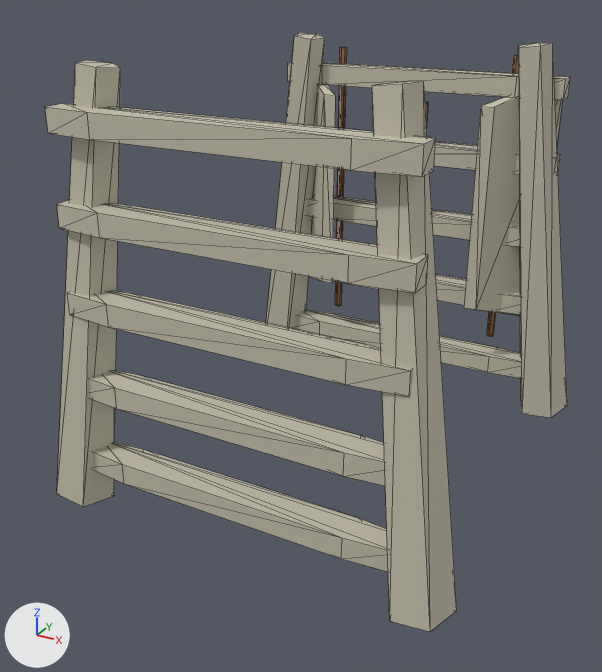
Renders of the glTF model godot/biomes/expansion/art/crown-ceramic-lightwell-0.glb from each side of a commit.
Rendered twice from a 50 mm lens placed at (0.747, -1.519, 1.058), pointed at (-0.042, -0.084, 0.34). Every picture has the same lights, and +X, +Y and +Z are marked at lower left. The older version comes first. Mesh edges are drawn as thin lines. Vertices at exactly the same position are counted once.

Script lines for the objects in view, before the commit:
```python
me_ceramic_pilaster__0_38__0_001 = bpy.data.meshes.new('ceramic-pilaster--0.38--0.001')
me_ceramic_pilaster__0_38__0_001.from_pydata(...)  # 256 vertices, 436 faces; spans x -0.439..0.439, y -0.47..0.482, z 0.032..0.915
# faces by material slot: [368, 68]
me_ceramic_pilaster__0_38__0_001.materials.append(mat_biome4_ceramic)  # picture img_mothlocal_biome4_ceramic
me_ceramic_pilaster__0_38__0_001.materials.append(mat_biome4_copper)
ob_crown_ceramic_lightwell_lod0 = bpy.data.objects.new('crown-ceramic-lightwell_LOD0', me_ceramic_pilaster__0_38__0_001)
ob_crown_ceramic_lightwell_lod0.location = (0.0, 0.0, 0.0)
```
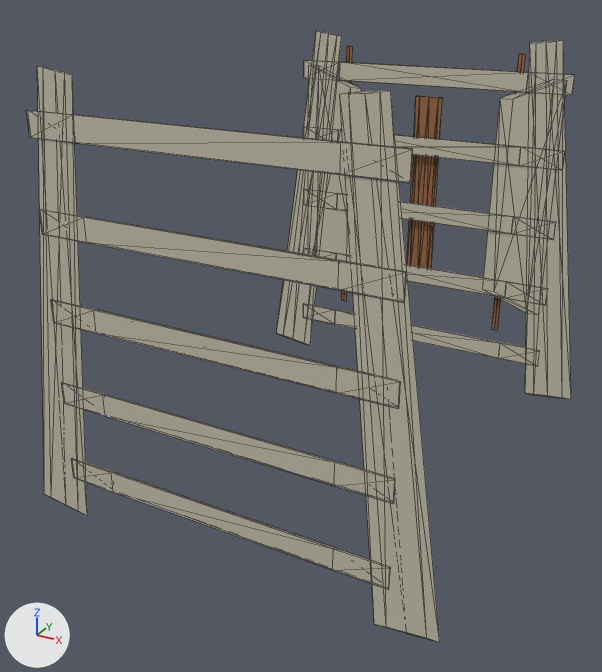
Changed parts and their boxes (x1, y1, x2, y2) in the pictures (602 x 672 px; the box of a moved part takes in the faces that stretch with it):
'crown-ceramic-lightwell_LOD0', reshaped: before (45, 33, 570, 632); after (26, 31, 575, 642)
part 1 of me_ceramic_pilaster__0_38__0_001, moved or reshaped: before (266, 33, 325, 329); after (277, 31, 342, 345)
part 2 of me_ceramic_pilaster__0_38__0_001, moved or reshaped: before (518, 43, 567, 418); after (525, 40, 571, 399)
part 3 of me_ceramic_pilaster__0_38__0_001, moved or reshaped: before (295, 309, 521, 378); after (303, 304, 540, 367)
part 4 of me_ceramic_pilaster__0_38__0_001, moved or reshaped: before (336, 274, 521, 315); after (304, 248, 547, 305)
part 5 of me_ceramic_pilaster__0_38__0_001, moved or reshaped: before (306, 196, 520, 247); after (304, 189, 556, 240)
part 6 of me_ceramic_pilaster__0_38__0_001, moved or reshaped: before (434, 141, 561, 175); after (304, 126, 565, 170)
part 7 of me_ceramic_pilaster__0_38__0_001, moved or reshaped: before (288, 62, 570, 100); after (304, 60, 575, 95)
part 8 of me_ceramic_pilaster__0_38__0_001, moved or reshaped: before (57, 60, 120, 507); after (37, 66, 87, 516)
part 9 of me_ceramic_pilaster__0_38__0_001, moved or reshaped: before (372, 81, 457, 632); after (340, 90, 440, 642)
part 10 of me_ceramic_pilaster__0_38__0_001, moved or reshaped: before (93, 442, 388, 572); after (78, 461, 381, 587)
part 11 of me_ceramic_pilaster__0_38__0_001, moved or reshaped: before (89, 370, 385, 486); after (62, 383, 393, 500)
part 12 of me_ceramic_pilaster__0_38__0_001, moved or reshaped: before (67, 290, 412, 397); after (51, 300, 400, 408)
part 13 of me_ceramic_pilaster__0_38__0_001, moved or reshaped: before (57, 200, 428, 293); after (39, 209, 406, 302)
part 14 of me_ceramic_pilaster__0_38__0_001, moved or reshaped: before (45, 103, 436, 177); after (26, 110, 413, 183)
part 15 of me_ceramic_pilaster__0_38__0_001, moved or reshaped: before (308, 83, 336, 283); after (308, 65, 361, 257)
part 16 of me_ceramic_pilaster__0_38__0_001, moved or reshaped: before (464, 96, 562, 316); after (483, 79, 567, 315)
part 17 of me_ceramic_pilaster__0_38__0_001, moved or reshaped (mostly hidden before): before (425, 101, 428, 124); after (407, 96, 443, 269)
part 18 of me_ceramic_pilaster__0_38__0_001, moved or reshaped: before (335, 47, 347, 306); after (342, 46, 353, 301)
part 19 of me_ceramic_pilaster__0_38__0_001, moved or reshaped: before (487, 55, 518, 336); after (492, 54, 526, 330)

What changed in the scene script:
```text
Change me_ceramic_pilaster__0_38__0_001:
    remove me_ceramic_pilaster__0_38__0_001.from_pydata(...)  # 256 vertices, 436 faces; spans x -0.439..0.439, y -0.47..0.482, z 0.032..0.915
    add me_ceramic_pilaster__0_38__0_001.from_pydata(...)  # 256 vertices, 436 faces; spans x -0.439..0.439, y -0.486..0.498, z 0.032..0.915
    me_ceramic_pilaster__0_38__0_001 part 1: the loose piece of 10 vertices spanning x -0.439..-0.237, y 0.346..0.482, z 0.033..0.915 is scaled about its middle by (1, -0.0295, 1), then moved by (0.0, 0.07, 0.0)
    me_ceramic_pilaster__0_38__0_001 part 2: the loose piece of 10 vertices spanning x 0.237..0.439, y 0.346..0.482, z 0.033..0.915 is scaled about its middle by (1, -0.0295, 1), then moved by (0.0, 0.07, 0.0)
    me_ceramic_pilaster__0_38__0_001 part 3: the loose piece of 16 vertices spanning x -0.345..0.345, y 0.387..0.452, z 0.117..0.162 is scaled about its middle by (1, -0.06, 1), then moved by (0.0, 0.064, 0.0)
    me_ceramic_pilaster__0_38__0_001 part 4: the loose piece of 16 vertices spanning x -0.345..0.345, y 0.387..0.452, z 0.287..0.333 is scaled about its middle by (1, -0.06, 1), then moved by (0.0, 0.064, 0.0)
    me_ceramic_pilaster__0_38__0_001 part 5: the loose piece of 16 vertices spanning x -0.345..0.345, y 0.387..0.452, z 0.458..0.502 is scaled about its middle by (1, -0.06, 1), then moved by (0.0, 0.064, 0.0)
    me_ceramic_pilaster__0_38__0_001 part 6: the loose piece of 16 vertices spanning x -0.345..0.345, y 0.387..0.452, z 0.627..0.673 is scaled about its middle by (1, -0.06, 1), then moved by (0.0, 0.064, 0.0)
    me_ceramic_pilaster__0_38__0_001 part 7: the loose piece of 16 vertices spanning x -0.345..0.345, y 0.387..0.452, z 0.798..0.842 is scaled about its middle by (1, -0.06, 1), then moved by (0.0, 0.064, 0.0)
    me_ceramic_pilaster__0_38__0_001 part 8: the loose piece of 10 vertices spanning x -0.439..-0.237, y -0.47..-0.339, z 0.032..0.914 is scaled about its middle by (1, 0.0305, 1), then moved by (0.0, -0.079, 0.0)
    me_ceramic_pilaster__0_38__0_001 part 9: the loose piece of 10 vertices spanning x 0.237..0.439, y -0.47..-0.339, z 0.032..0.914 is scaled about its middle by (1, 0.0305, 1), then moved by (0.0, -0.079, 0.0)
    me_ceramic_pilaster__0_38__0_001 part 10: the loose piece of 16 vertices spanning x -0.345..0.345, y -0.452..-0.387, z 0.117..0.162 is scaled about its middle by (1, 0.06, 1), then moved by (0.0, -0.064, 0.0)
    me_ceramic_pilaster__0_38__0_001 part 11: the loose piece of 16 vertices spanning x -0.345..0.345, y -0.452..-0.387, z 0.287..0.333 is scaled about its middle by (1, 0.06, 1), then moved by (0.0, -0.064, 0.0)
    me_ceramic_pilaster__0_38__0_001 part 12: the loose piece of 16 vertices spanning x -0.345..0.345, y -0.452..-0.387, z 0.458..0.502 is scaled about its middle by (1, 0.06, 1), then moved by (0.0, -0.064, 0.0)
    me_ceramic_pilaster__0_38__0_001 part 13: the loose piece of 16 vertices spanning x -0.345..0.345, y -0.452..-0.387, z 0.627..0.673 is scaled about its middle by (1, 0.06, 1), then moved by (0.0, -0.064, 0.0)
    me_ceramic_pilaster__0_38__0_001 part 14: the loose piece of 16 vertices spanning x -0.345..0.345, y -0.452..-0.387, z 0.798..0.842 is scaled about its middle by (1, 0.06, 1), then moved by (0.0, -0.064, 0.0)
    me_ceramic_pilaster__0_38__0_001 part 15: the loose piece of 8 vertices spanning x -0.33..-0.18, y 0.34..0.46, z 0.26..0.83 is scaled about its middle by (1, -0.0333, 1), then moved by (0.0, 0.084, 0.0)
    me_ceramic_pilaster__0_38__0_001 part 16: the loose piece of 8 vertices spanning x 0.18..0.33, y 0.34..0.46, z 0.26..0.83 is scaled about its middle by (1, -0.0333, 1), then moved by (0.0, 0.084, 0.0)
    me_ceramic_pilaster__0_38__0_001 part 17: the loose piece of 16 vertices spanning x -0.035..0.035, y 0.365..0.435, z 0.3..0.77 is scaled about its middle by (1, -0.0429, 1), then moved by (0.0, 0.097, 0.0)
    me_ceramic_pilaster__0_38__0_001 part 18: the loose piece of 12 vertices spanning x -0.228..-0.212, y 0.451..0.469, z 0.19..0.88 is scaled about its middle by (1, -0.06, 1), then moved by (0.0, 0.037, 0.0)
    me_ceramic_pilaster__0_38__0_001 part 19: the loose piece of 12 vertices spanning x 0.212..0.228, y 0.451..0.469, z 0.19..0.88 is scaled about its middle by (1, -0.06, 1), then moved by (0.0, 0.037, 0.0)
```
